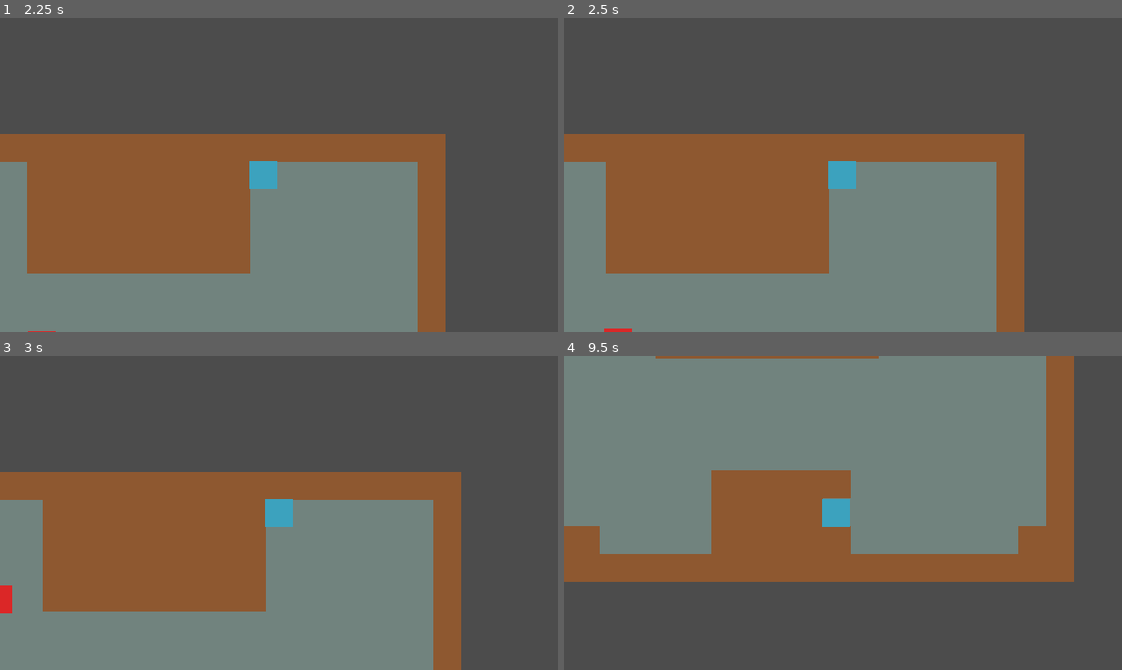
Above: before the commit, frames 1-4 (two rows, left to right).
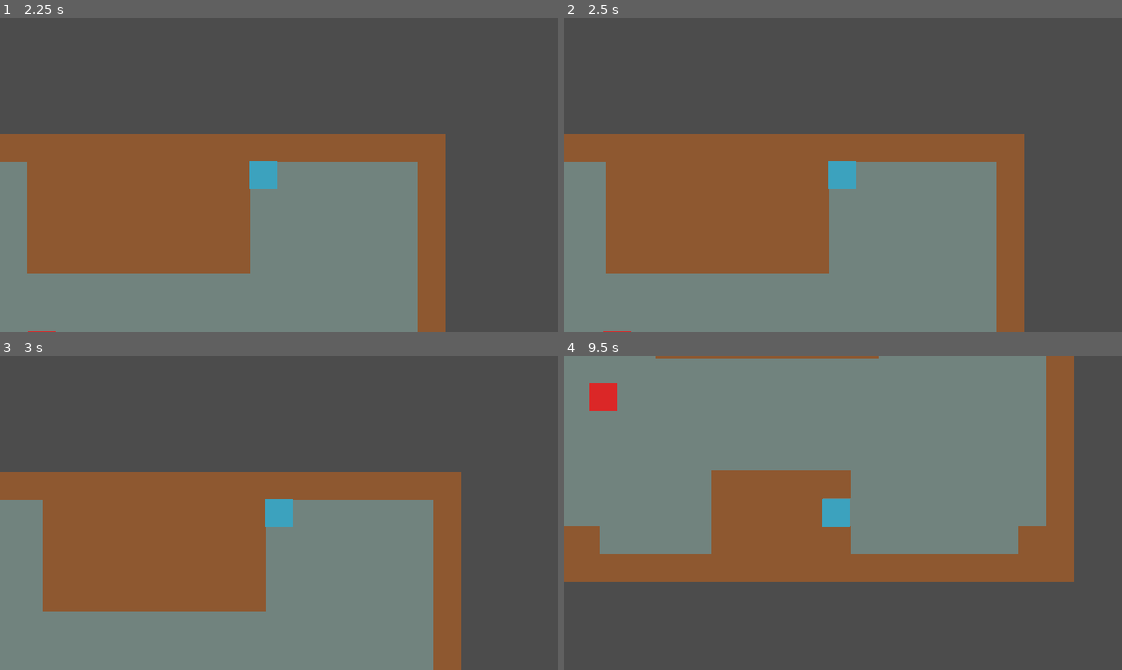
Above: after the commit, the same moments.

Repository: MrBSmith/Global2021
Game: Godot game, scene res://Scenes/Level/Level.tscn
Two runs of this game, one before a commit and one after it. Both use one fixed random seed, a clock stepped at 60 frames per second and the inputs below.
Inputs (mouse positions are in pixels of both pictures, inside the frame that each line leads up to):
- Up to frame 1 (2.25 s): tap Enter at 0.5 s; move the mouse to (251, 237) at 0.52 s; hold Up (ui_up) 0.53-2.03 s; click (251, 237) at 0.6 s; move the mouse to (446, 222) at 1.27 s; click (446, 222) at 1.35 s; tap Space at 2 s; move the mouse to (111, 127) at 2.02 s; hold Left (ui_left) from 2.03 s (still down); click (111, 127) at 2.1 s
- Up to frame 2 (2.5 s): keep holding Left (ui_left)
- Up to frame 3 (3 s): keep holding Left (ui_left); move the mouse to (306, 513) at 2.77 s; click (306, 513) at 2.85 s
- Up to frame 4 (9.5 s): tap Enter at 3.5, 7.25 s; move the mouse to (759, 434) at 3.52 s; release Left (ui_left) at 3.53 s; hold Down (ui_down) 3.53-4.28 s; click (759, 434) at 3.6 s; move the mouse to (965, 497) at 4.27 s; hold Right (ui_right) 4.28-5.03 s; click (965, 497) at 4.35 s; move the mouse to (731, 528) at 5.02 s; hold Up (ui_up) 5.03-5.78 s; click (731, 528) at 5.1 s; move the mouse to (898, 443) at 5.77 s; hold Right (ui_right) 5.78-8.03 s; click (898, 443) at 5.85 s; tap Space at 6.5, 8 s; move the mouse to (815, 575) at 6.52 s; click (815, 575) at 6.6 s; move the mouse to (1010, 560) at 7.27 s; click (1010, 560) at 7.35 s; move the mouse to (675, 465) at 8.02 s; hold Down (ui_down) 8.03-8.78 s; click (675, 465) at 8.1 s; move the mouse to (870, 513) at 8.77 s; hold Left (ui_left) from 8.78 s (still down); click (870, 513) at 8.85 s

Frame 1 is identical in both runs. In frame 2, less than 0.1% of the frame differs, in the area x 7-13%, y 98-100%; in frame 3, 0.2%; in frame 4, 0.4%, in the area x 4-10%, y 8-18%.

Commit message:
Enemy wander state

Diff:
--- a/Scenes/Actors/Actor.gd
+++ b/Scenes/Actors/Actor.gd
@@ -1,5 +1,7 @@
 extends KinematicBody2D
 class_name Actor
+
+onready var level_node = get_parent()
 
 export var speed : float = 200.0
 
--- a/Scenes/Actors/Enemy/Enemy.gd
+++ b/Scenes/Actors/Enemy/Enemy.gd
@@ -1,7 +1,9 @@
 extends Actor
 class_name Enemy
 
-var path := PoolVector2Array()
+onready var statemachine = $StatesMachine
+
+var move_path := PoolVector2Array()
 
 signal path_finished()
 
@@ -10,11 +12,17 @@
 func is_class(value: String): return value == "Enemy" or .is_class(value)
 func get_class() -> String: return "Enemy"
 
+func set_move_path(value: PoolVector2Array): move_path = value
+func get_move_path() -> PoolVector2Array: return move_path
+
+func set_state(value: StateBase): statemachine.set_state(value)
+func get_state() -> StateBase : return statemachine.get_state()
+func get_state_name() -> String: return statemachine.get_state_name()
 
 #### BUILT-IN ####
 
 func _ready() -> void:
-	var __ = Events.connect("send_path", self, "_on_path_received")
+	var __ = Events.connect("send_path", $StatesMachine/Wander, "_on_path_received")
 
 #### VIRTUALS ####
 
@@ -23,7 +31,7 @@
 #### LOGIC ####
 
 func move(delta: float):
-	var target = path[0]
+	var target = move_path[0]
 	var dir = position.direction_to(target)
 	var real_speed = speed * delta
 	var dist_to_target = position.distance_to(target)
@@ -36,8 +44,8 @@
 
 	if position.distance_to(target) < 2.0:
 		position = target
-		path.remove(0)
-		if path.empty():
+		move_path.remove(0)
+		if move_path.empty():
 			emit_signal("path_finished")
 
 
@@ -51,7 +59,3 @@
 
 
 #### SIGNAL RESPONSES ####
-
-func _on_path_received(who: Actor, received_path: PoolVector2Array):
-	if who == self:
-		path = received_path
--- a/Scenes/Actors/Enemy/Wander.gd
+++ b/Scenes/Actors/Enemy/Wander.gd
@@ -6,7 +6,7 @@
 export var average_wait_time : float = 3.0
 export(float, 0.0, 1.0) var wait_time_variance : float = 0.2
 
-export var wander_radius : float = 40.0
+export var wander_radius : float = 50.0
 
 #### ACCESSORS ####
 
@@ -27,7 +27,7 @@
 
 
 func update(delta: float):
-	if !owner.path.empty():
+	if !owner.get_move_path().empty():
 		owner.move(delta)
 
 
@@ -40,11 +40,14 @@
 
 
 func find_wander_path():
-	var dist_to_target = rand_range(0.0, wander_radius)
-	var rdm_angle = deg2rad(rand_range(0.0, 360.0))
+	var target_point := Vector2.INF
 
-	var dir = Vector2(cos(rdm_angle), sin(rdm_angle))
-	var target_point : Vector2 = dir * dist_to_target
+	while(!owner.level_node.is_position_walkable(target_point)):
+		var dist_to_target = rand_range(wander_radius * 0.6, wander_radius)
+		var rdm_angle = deg2rad(rand_range(0.0, 360.0))
+
+		var dir = Vector2(cos(rdm_angle), sin(rdm_angle))
+		target_point = owner.position + dir * dist_to_target
 
 	### CHECK IF THE DESTINATION IS VALID ###
 
@@ -59,5 +62,11 @@
 func _on_timer_timeout():
 	find_wander_path()
 
+
 func _on_path_finished():
 	trigger_wait_time()
+
+
+func _on_path_received(who: Actor, received_path: PoolVector2Array):
+	if who == owner && owner.get_state() == self:
+		owner.set_move_path(received_path)
--- /dev/null
+++ b/Scenes/Level/Level.gd
@@ -0,0 +1,39 @@
+extends Node2D
+class_name Level
+
+onready var walls_node = $Navigation2D/Walls
+
+#### ACCESSORS ####
+
+func is_class(value: String): return value == "Level" or .is_class(value)
+func get_class() -> String: return "Level"
+
+
+#### BUILT-IN ####
+
+func _ready() -> void:
+	randomize()
+
+#### VIRTUALS ####
+
+
+
+#### LOGIC ####
+
+func is_position_walkable(pos: Vector2) -> bool:
+	var cell = walls_node.world_to_map(pos)
+
+	var tileset = walls_node.get_tileset()
+	var cell_id = walls_node.get_cellv(cell)
+
+	var tile_name = tileset.tile_get_name(cell_id)
+
+	return cell_id != TileMap.INVALID_CELL && tile_name.is_subsequence_ofi("floor")
+
+
+
+#### INPUTS ####
+
+
+
+#### SIGNAL RESPONSES ####
--- a/Scenes/Level/Level.tscn
+++ b/Scenes/Level/Level.tscn
@@ -1,21 +1,22 @@
-[gd_scene load_steps=9 format=2]
+[gd_scene load_steps=10 format=2]
 
 [ext_resource path="res://Scenes/Actors/Player/Player.tscn" type="PackedScene" id=1]
 [ext_resource path="res://Scenes/Level/Tileset/Tileset.png" type="Texture" id=2]
 [ext_resource path="res://Scenes/Actors/Enemy/Enemy.tscn" type="PackedScene" id=3]
 [ext_resource path="res://Scenes/Level/Pathfinder.gd" type="Script" id=4]
+[ext_resource path="res://Scenes/Level/Level.gd" type="Script" id=5]
+
+[sub_resource type="ConvexPolygonShape2D" id=1]
+points = PoolVector2Array( 16, 16, 0, 16, 0, 0, 16, 0 )
 
 [sub_resource type="ConvexPolygonShape2D" id=2]
 points = PoolVector2Array( 16, 16, 0, 16, 0, 0, 16, 0 )
 
-[sub_resource type="ConvexPolygonShape2D" id=3]
-points = PoolVector2Array( 16, 16, 0, 16, 0, 0, 16, 0 )
-
-[sub_resource type="NavigationPolygon" id=4]
+[sub_resource type="NavigationPolygon" id=3]
 vertices = PoolVector2Array( 16, 16, 0, 16, 0, 0, 16, 0 )
 polygons = [ PoolIntArray( 0, 1, 2, 3 ) ]
 
-[sub_resource type="TileSet" id=1]
+[sub_resource type="TileSet" id=4]
 0/name = "Soil"
 0/texture = ExtResource( 2 )
 0/tex_offset = Vector2( 0, 0 )
@@ -75,6 +76,7 @@
 2/z_index = 0
 
 [node name="Level" type="Node2D"]
+script = ExtResource( 5 )
 __meta__ = {
 "_edit_lock_": true
 }
--- a/project.godot
+++ b/project.godot
@@ -23,6 +23,11 @@
 "class": "Enemy",
 "language": "GDScript",
 "path": "res://Scenes/Actors/Enemy/Enemy.gd"
+}, {
+"base": "Node2D",
+"class": "Level",
+"language": "GDScript",
+"path": "res://Scenes/Level/Level.gd"
 }, {
 "base": "Navigation2D",
 "class": "Pathfinder",
@@ -58,6 +63,7 @@
 "Actor": "",
 "Chase": "",
 "Enemy": "",
+"Level": "",
 "Pathfinder": "",
 "Player": "",
 "SeekState": "",
Not shown: 4 places in Scenes/Level/Level.tscn that only renumber resources
